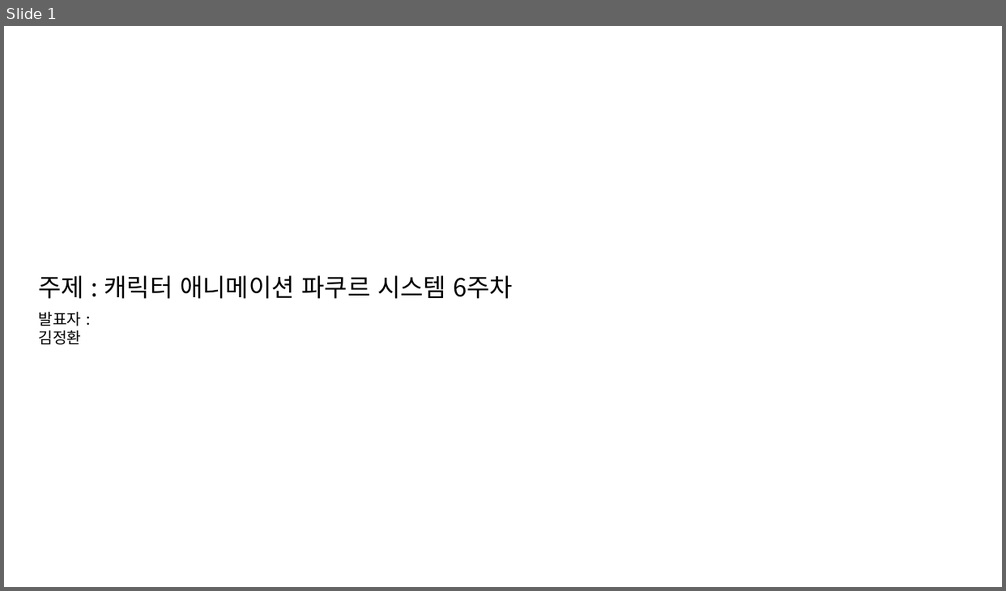
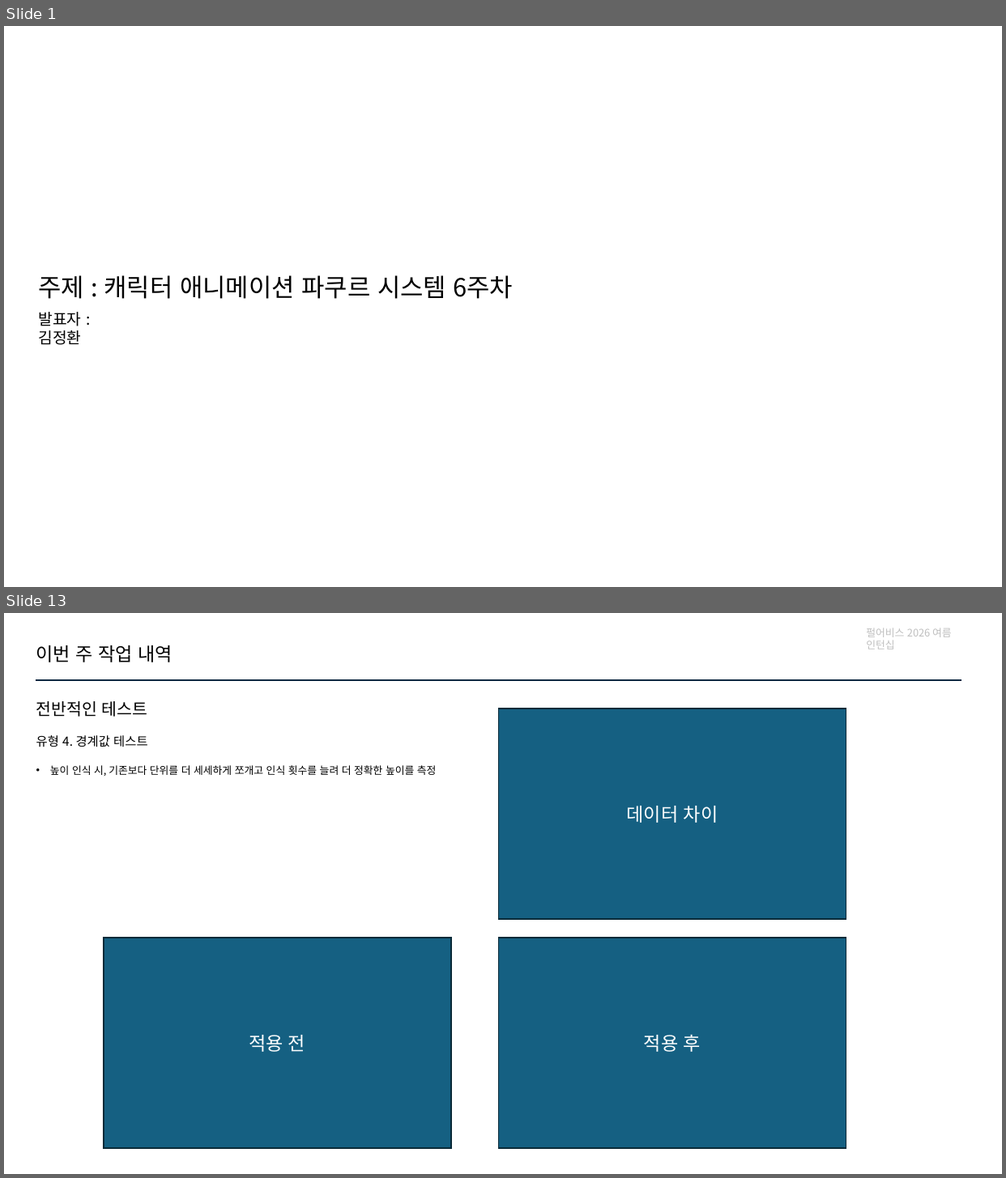
Before and after one commit to jhk0701/PA26-Character-Animation-Parkour, a slide deck: PPT/week6.pptx. Shown one above the other, each under a label of ours: slide 1 before the commit, slides 1 and 13 after it; the slides between them are not shown. The pictures are 1006x591 and 1006x1178 pixels, drawn with LibreOffice and Linux fonts; fonts in the diff are those of the drawing. Boxes give left, top, right and bottom in pixels: in the first picture for what was removed or moved away, otherwise in the second. Text is boxed around its words. In the diff, an @@ line names an element or a change of style, - is before the commit and + after.

```diff
--- a/PPT/week6.pptx
+++ b/PPT/week6.pptx
@@ slide 13 added at [4, 613, 1002, 1174], background #FFFFFF @@
@@ text added at [866, 628, 952, 649], 10 pt, text #BFBFBF @@
+펄어비스 2026 여름 인턴십
@@ text added at [36, 645, 172, 662], 18 pt, text #000000 @@
+이번 주 작업 내역
@@ line added from (36, 680) to (961, 680), #0E2841 1.5 pt @@
@@ text added at [36, 701, 148, 717], 16 pt, text #000000 @@
+전반적인 테스트
@@ rectangle added at [499, 708, 846, 919], fill #156082, outline #092A39 1.5 pt, 18 pt, text #FFFFFF @@
+데이터 차이
@@ text added at [36, 735, 147, 747], 12 pt, text #000000 @@
+유형 4. 경계값 테스트
@@ text added at [50, 765, 437, 776], 10 pt, text #000000 @@
+• 높이 인식 시, 기존보다 단위를 더 세세하게 쪼개고 인식 횟수를 늘려 더 정확한 높이를 측정
@@ rectangle added at [104, 938, 451, 1149], fill #156082, outline #092A39 1.5 pt, 18 pt, text #FFFFFF @@
+적용 전
@@ rectangle added at [499, 938, 846, 1149], fill #156082, outline #092A39 1.5 pt, 18 pt, text #FFFFFF @@
+적용 후
```
Also in this commit, not shown: 12 slides changed, 1 slide removed, 11 other files.
